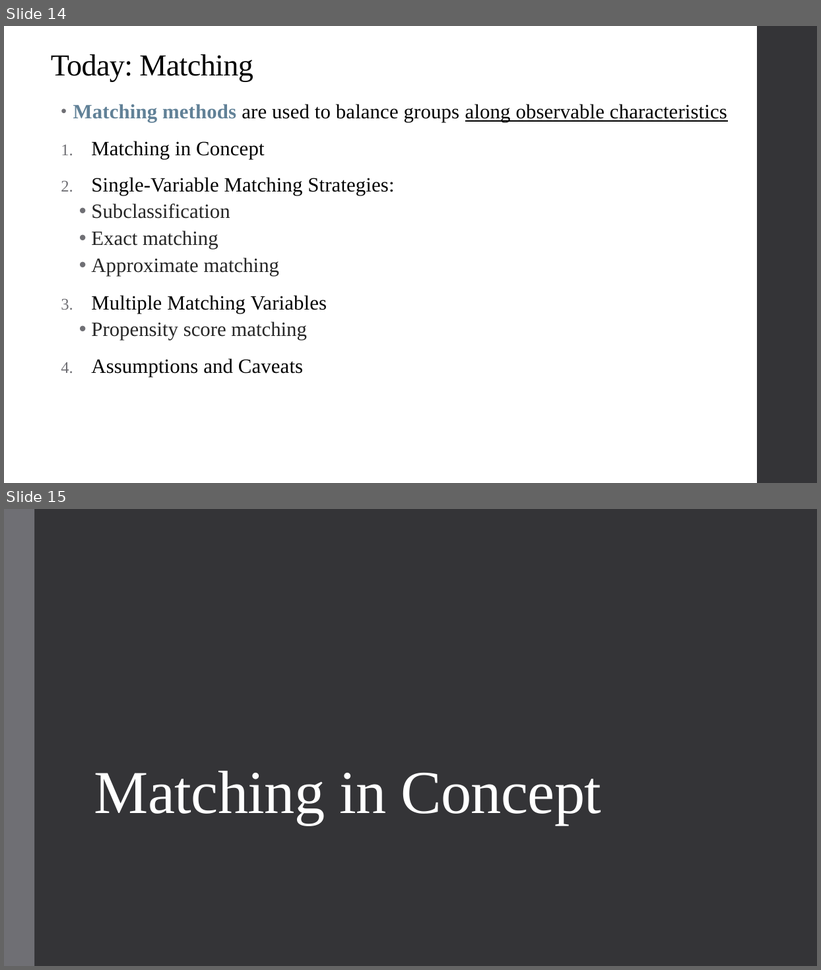
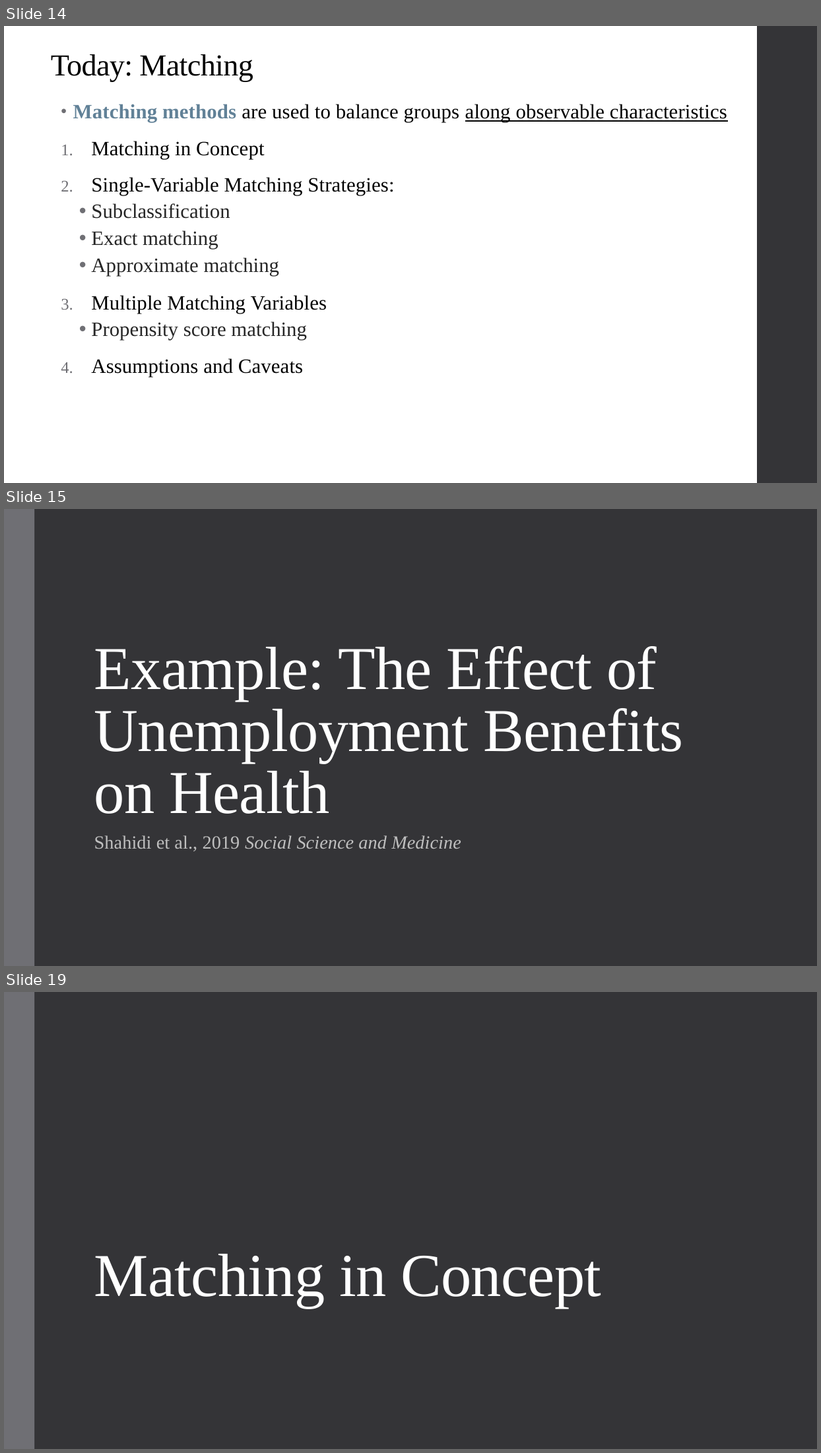
Before and after one commit to qiufei/fork-HAD5744, a slide deck: Lecture06_Matching/Lecture06_Matching_2022F.pptx. Shown one above the other, each under a label of ours: slides 14 and 15 before the commit, slides 14, 15 and 19 after it; the slides between them are not shown. The pictures are 821x970 and 821x1453 pixels, drawn with LibreOffice and Linux fonts; fonts in the diff are those of the drawing. Boxes give left, top, right and bottom in pixels: in the first picture for what was removed or moved away, otherwise in the second. Text is boxed around its words. In the diff, an @@ line names an element or a change of style, - is before the commit and + after.

```diff
--- a/Lecture06_Matching/Lecture06_Matching_2022F.pptx
+++ b/Lecture06_Matching/Lecture06_Matching_2022F.pptx
@@ slide 15 added at (x1=4, y1=509, x2=817, y2=966), background #353537; not listed: 1 template element that a slide beside it also shows @@
@@ title added at (x1=94, y1=646, x2=683, y2=814), 72 pt, text #FFFFFF @@
+Example: The Effect of Unemployment Benefits on Health
@@ subtitle added at (x1=94, y1=836, x2=461, y2=852), 22 pt, text #BFBFBF, italic @@
+Shahidi et al., 2019 Social Science and Medicine
@@ what was slide 15 is now slide 19 @@
```
Also in this commit, not shown: 15 slides changed, 13 other slides added, 2 slides removed, 16 other files.
